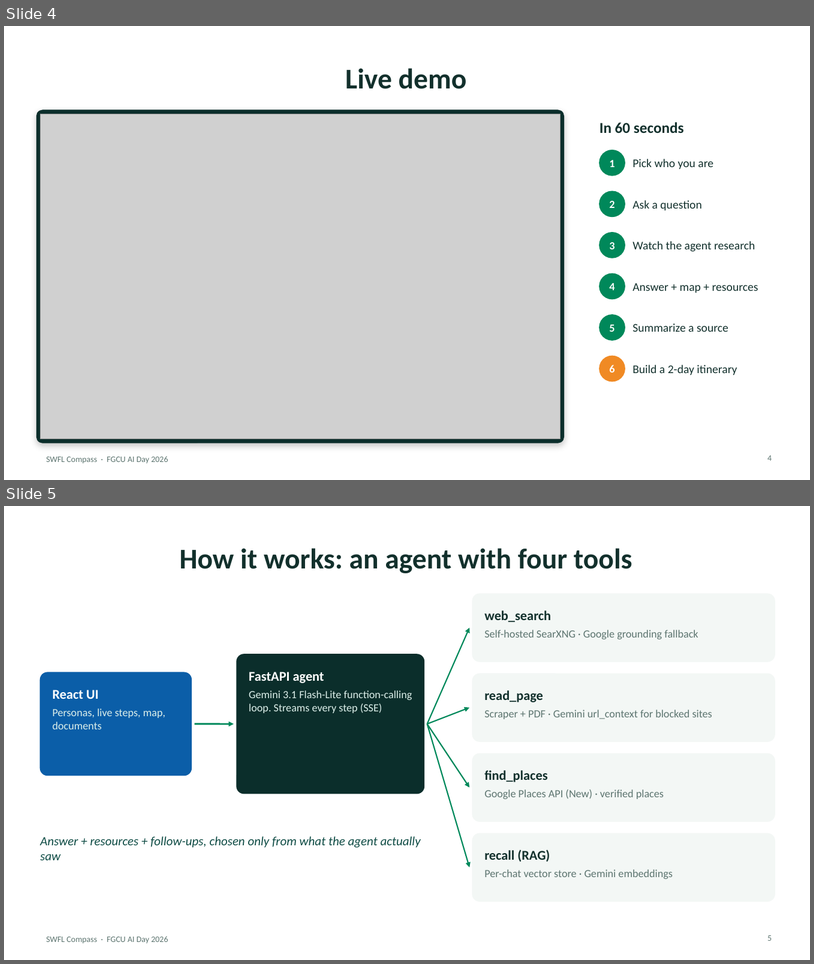
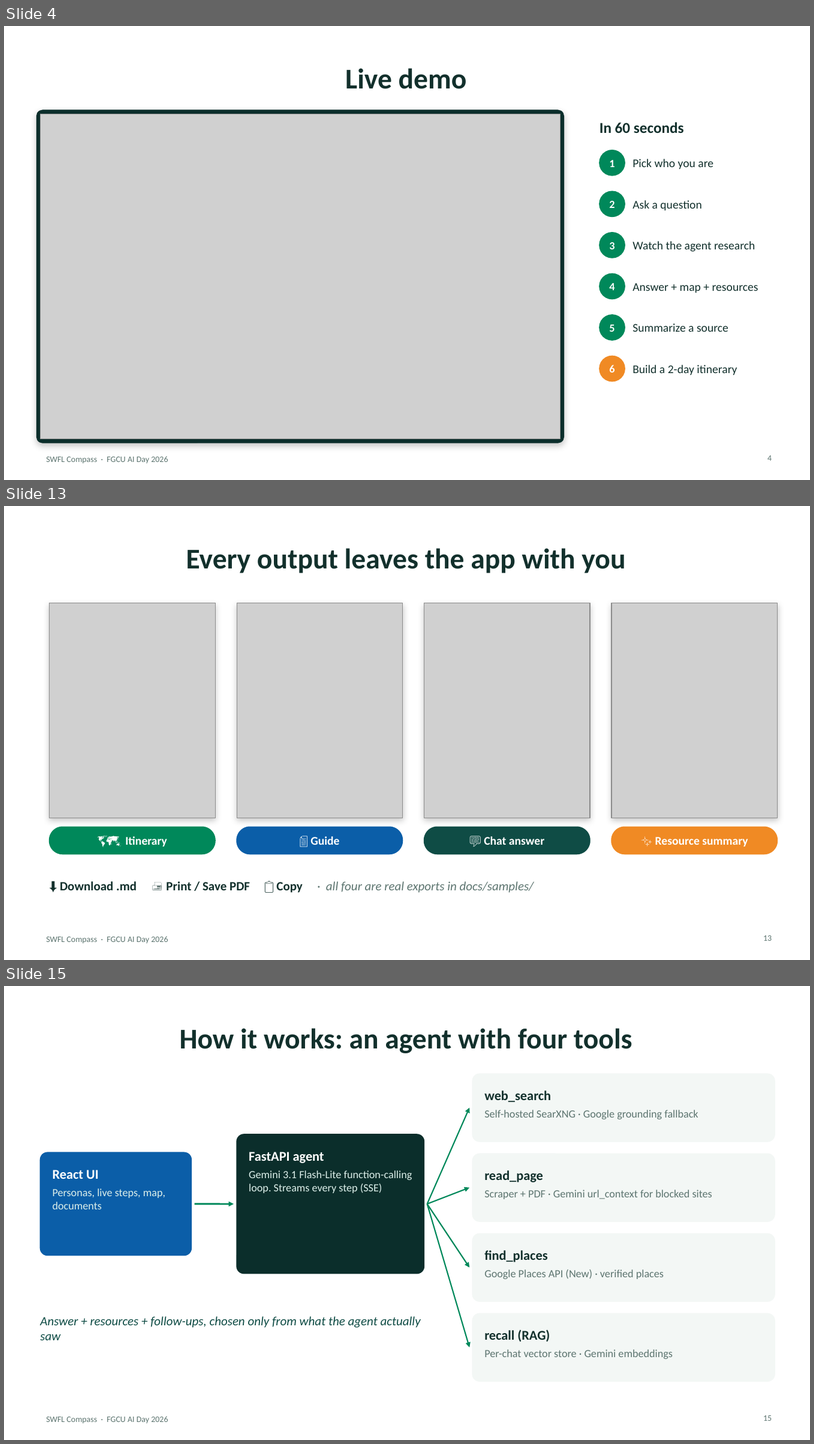
Before and after one commit to Nicholas55555/swfl-compass, a slide deck: presentation/SWFL-Compass.pptx. Shown one above the other, each under a label of ours: slides 4 and 5 before the commit, slides 4, 13 and 15 after it; the slides between them are not shown. The pictures are 814x964 and 814x1444 pixels, drawn with LibreOffice and Linux fonts; fonts in the diff are those of the drawing; grey boxes stand for pictures. Boxes give left, top, right and bottom in pixels: in the first picture for what was removed or moved away, otherwise in the second. Text is boxed around its words. In the diff, an @@ line names an element or a change of style, - is before the commit and + after.

```diff
--- a/presentation/SWFL-Compass.pptx
+++ b/presentation/SWFL-Compass.pptx
@@ slide 13 added at [4, 506, 810, 960], background #FFFFFF; not listed: 1 template element that a slide beside it also shows @@
@@ title added at [186, 548, 626, 573], 34 pt, text #12302C, bold @@
+Every output leaves the app with you
@@ rectangle added at [50, 603, 215, 817], fill #FFFFFF, outline #D5E3DF 0.75 pt @@
@@ picture added at [50, 603, 215, 817] @@
@@ rectangle added at [237, 603, 402, 817], fill #FFFFFF, outline #D5E3DF 0.75 pt @@
@@ picture added at [237, 603, 402, 817] @@
@@ rectangle added at [425, 603, 590, 817], fill #FFFFFF, outline #D5E3DF 0.75 pt @@
@@ picture added at [425, 603, 590, 817] @@
@@ rectangle added at [612, 603, 778, 817], fill #FFFFFF, outline #D5E3DF 0.75 pt @@
@@ picture added at [612, 603, 778, 817] @@
@@ rounded rectangle added at [50, 826, 215, 854], fill #00885A, outline #00885A 1 pt @@
@@ rounded rectangle added at [237, 826, 402, 854], fill #0B5EA8, outline #0B5EA8 1 pt @@
@@ rounded rectangle added at [425, 826, 590, 854], fill #0F4C45, outline #0F4C45 1 pt @@
@@ rounded rectangle added at [612, 826, 778, 854], fill #F08A24, outline #F08A24 1 pt @@
@@ text added at [125, 836, 167, 846], 14 pt, text #FFFFFF, bold @@
+🗺️ Itinerary
@@ text added at [311, 836, 339, 844], 14 pt, text #FFFFFF, bold @@
+📄 Guide
@@ text added at [484, 836, 545, 844], 14 pt, text #FFFFFF, bold @@
+💬 Chat answer
@@ text added at [656, 837, 748, 846], 14 pt, text #FFFFFF, bold @@
+✨ Resource summary
@@ text added at [60, 881, 534, 892], 15 pt, text #5D7570, italic @@
+⬇ Download .md 🖨 Print / Save PDF 📋 Copy · all four are real exports in docs/samples/
@@ page number added at [764, 935, 772, 940], 10 pt, text #5D7570 @@
+13
@@ what was slide 5 is now slide 15 @@
@@ page number at [764, 1415, 772, 1420]: text changed @@
-5
+15
```
Also in this commit, not shown: 9 other slides added, 2 slides removed, 19 other files.
